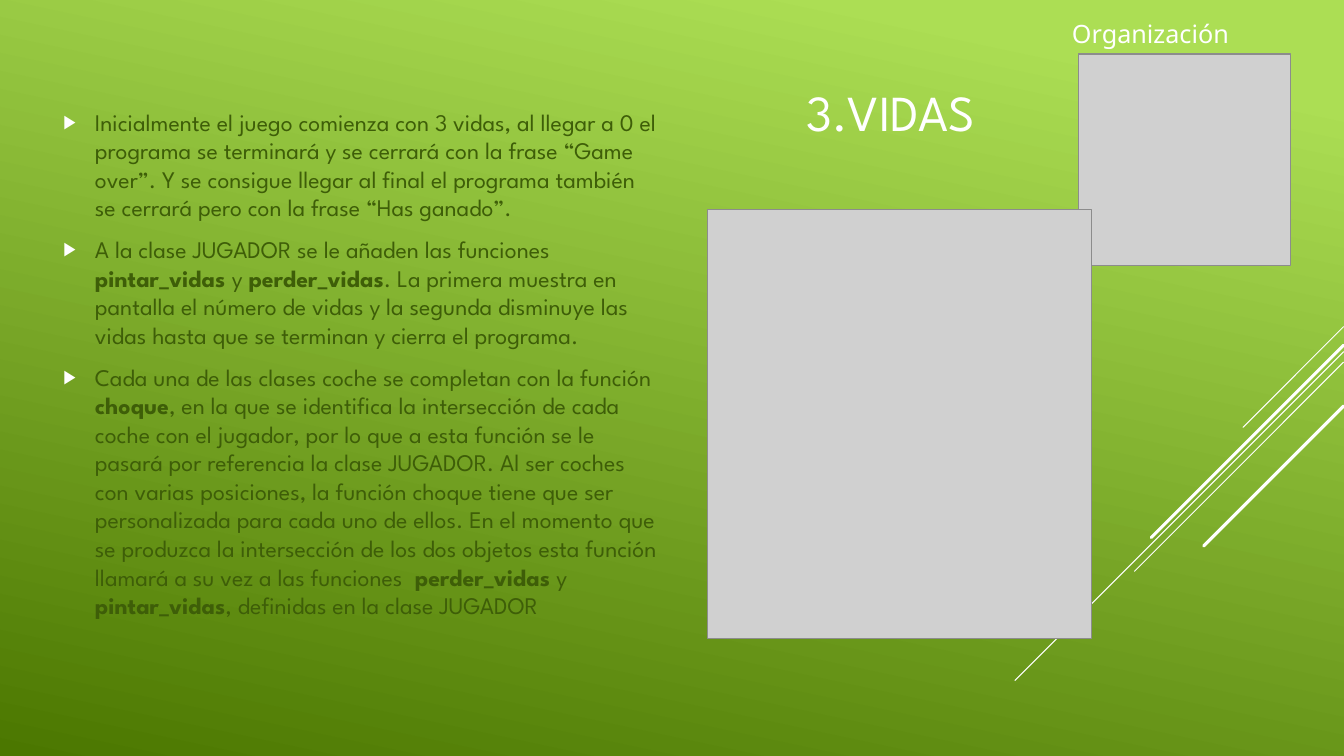
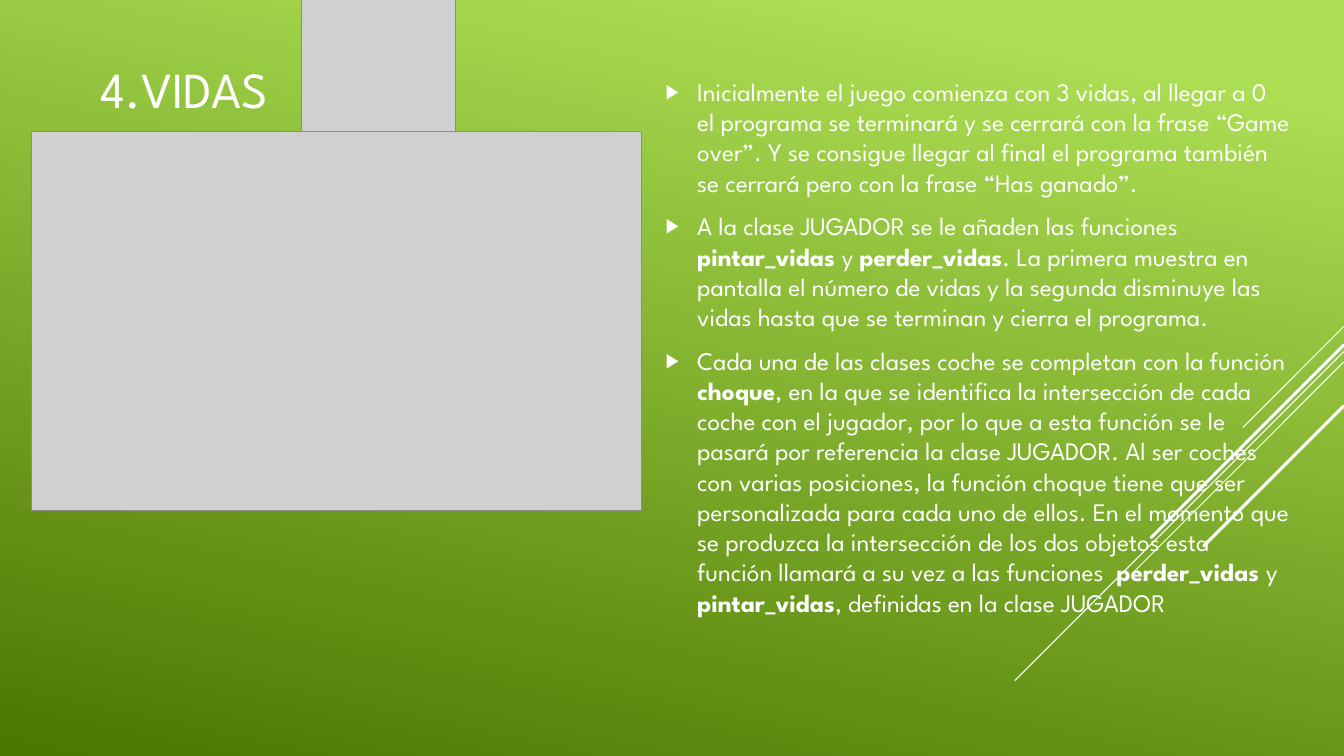
Before and after one commit to aigora/twA109_1920-camara-termica, a slide deck: slide 6 of CROSS the road.pptx (slide 5 before the commit). Drawn at 1344x756 pixels with LibreOffice and Linux fonts; fonts in the diff are those of the drawing; grey boxes stand for pictures. Boxes give left, top, right and bottom in pixels: in the first picture for what was removed or moved away, otherwise in the second. Text is boxed around its words. In the diff, an @@ line names an element or a change of style, - is before the commit and + after.

```diff
--- a/CROSS the road.pptx
+++ b/CROSS the road.pptx
@@ picture: place and size @@
-picture at [1079, 54, 1291, 266]
+picture at [301, 0, 456, 145]
@@ text "Inicialmente el juego comienza con ...": place and size @@
-text "Inicialmente el juego comienza con ..." at [95, 114, 656, 619]
+text "Inicialmente el juego comienza con ..." at [697, 83, 1290, 620]
@@ text "Inicialmente el juego comienza con ..." at [697, 83, 1290, 620]: size 17 to 18 pt, text colour #3E5E08 to #FFFFFF @@
@@ text removed at [1072, 23, 1229, 49] @@
-Organización
@@ title at [101, 74, 268, 109]: text changed @@
-3.VIDAS
+4.VIDAS
@@ picture added at [31, 132, 641, 511] @@
@@ picture removed at [708, 210, 1091, 638] @@
```
Also in this commit, not shown: 4 other slides changed, 3 slides added.
